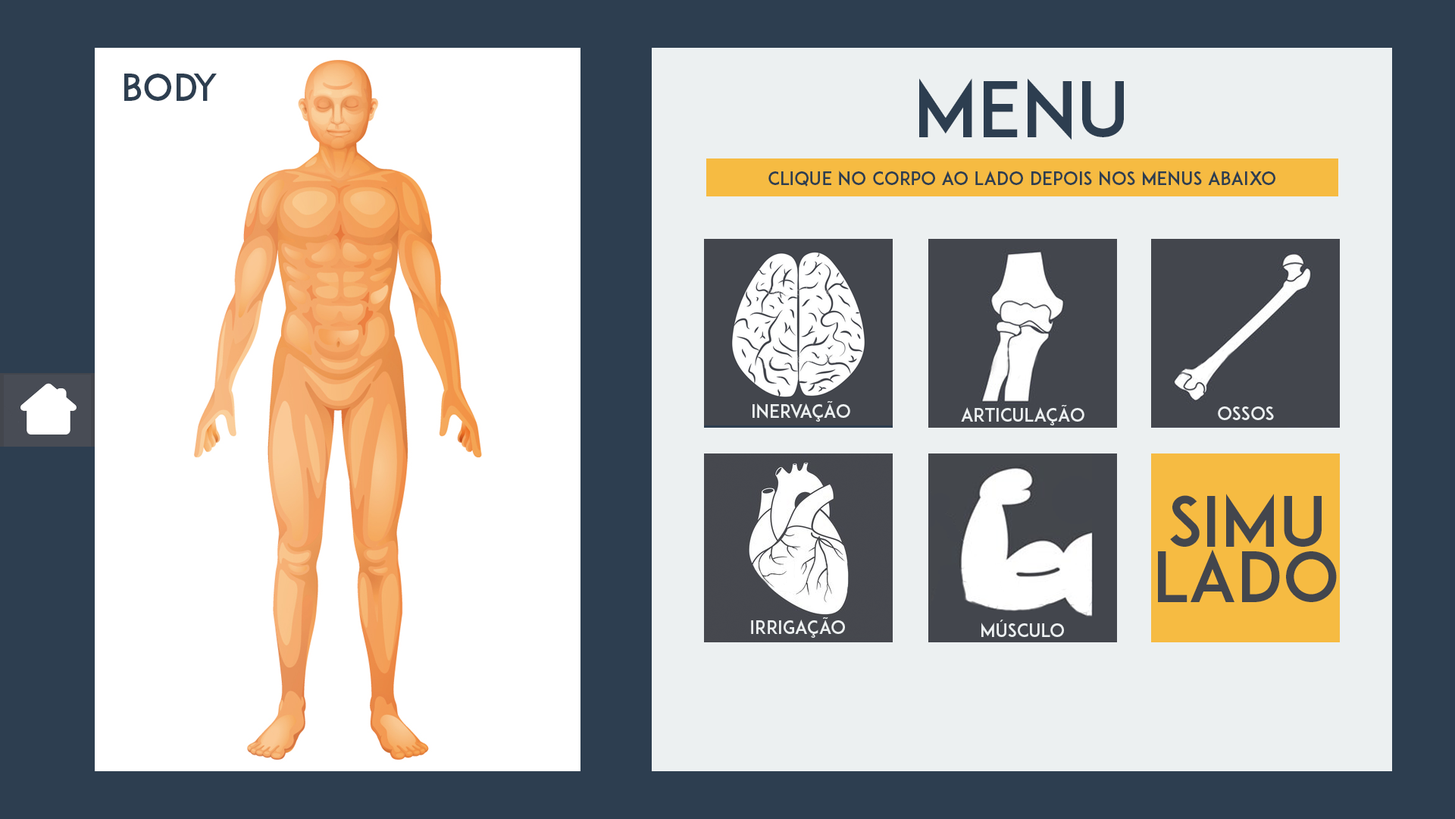
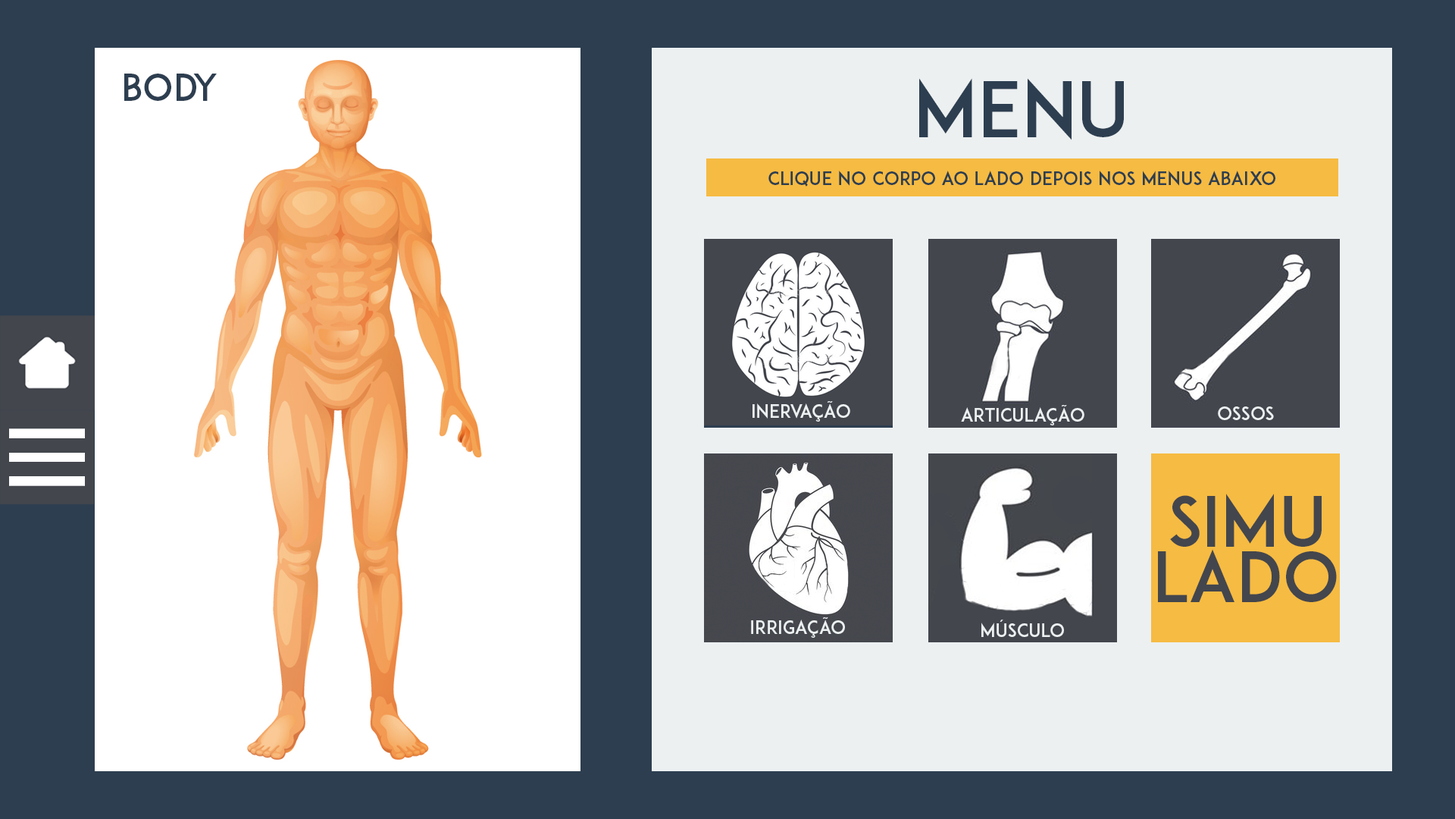
Before/after of a 1455×819 layered artwork. What changed in the layer stack:
added group "menu" with 6 layers in group "Home" over [0, 410, 94, 505]
added group "Agrupar 1" (1st of 2, in "Home" › "menu") with 3 layers in group "menu" over [9, 428, 85, 486]
added layer "Camada 3 cópia 2" in group "Agrupar 1" over [9, 476, 85, 486]
added layer "Camada 3 cópia" in group "Agrupar 1" over [9, 452, 85, 462]
added layer "Camada 3" (1st of 2, in "Home" › "menu" › "Agrupar 1") in group "Agrupar 1" over [9, 428, 85, 439]
added layer "Camada 0" in group "menu" over [0, 410, 94, 505]
renamed "Camada 8" to "Camada 9", painted on it over [0, 315, 95, 448]
removed layer "Retângulo 2 cópia 7" from group "Home" over [0, 372, 95, 447]
